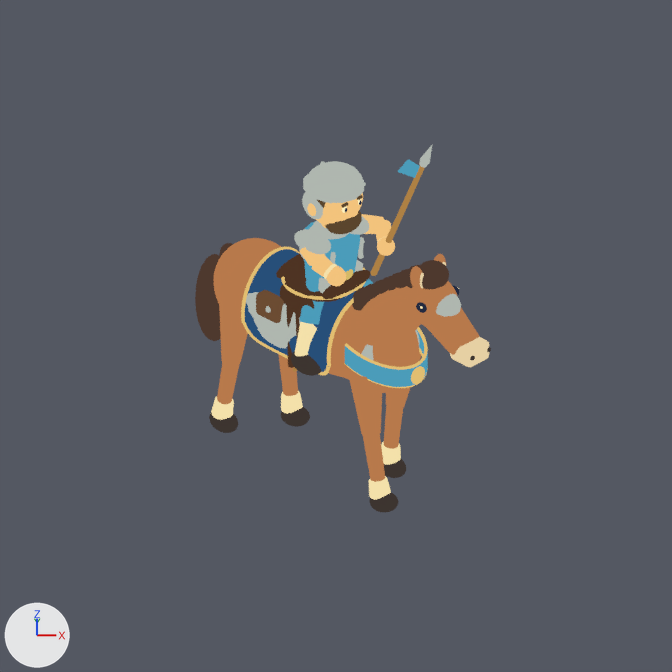
Before and after pictures for a commit that changed the Blender file art/ages/units/models/heavy_cavalry.blend.
One viewpoint serves both versions: the file's camera 'Camera'. Every picture has the same lights, and +X, +Y and +Z are marked at lower left. The picture after the commit comes second. Both versions are drawn at frame 30 of the action 'Fore leftAction.001'; the numbers are the values there.

In view in the first picture: 'Armored saddle flank', 'Blue sleeveless tunic', 'Elongated face', 'Horse barrel', 'Horse poll', 'Open-face helmet', 'Rider forearm', 'Rider spear hand', 'Rounded draped saddle blanket', 'Sloping horse neck', 'Tail fall', 'Upper horse leg', 'Upper horse leg.002', 'Wrapped blue breast collar' and 67 more.
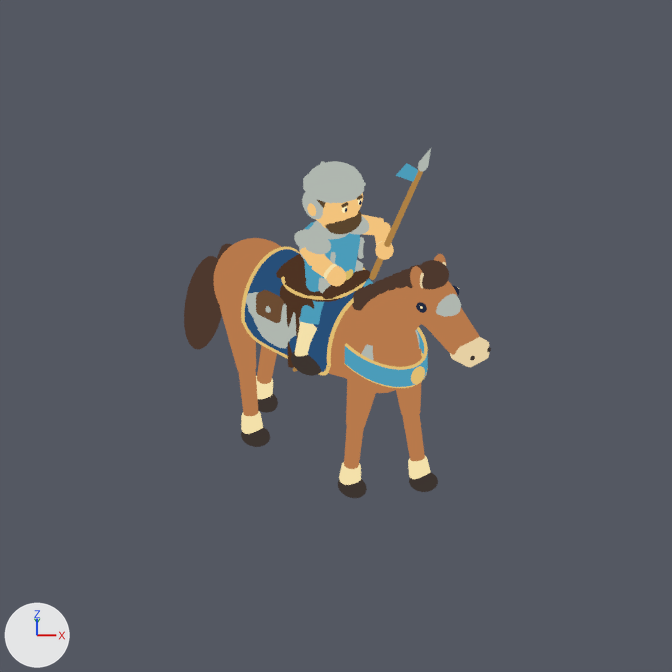
Not drawn themselves, but carrying or shaping drawn objects: ob_tail_sway, ob_fore_left, ob_fore_right, ob_hind_left, ob_hind_right, ob_rider_wooden_spear.

What changed in the scene script:
```text
Change ob_tail_sway:
    ob_tail_sway.rotation_euler: (0.1, -0.1, 0.0) -> (0.1, 0.1, 0.0)  # degrees (5.7, -5.7, 0) -> degrees (5.7, 5.7, 0)
Change ob_fore_left:
    ob_fore_left.rotation_euler: (-0.116, 0.0, 0.0) -> (0.195, 0.0, 0.0)  # degrees (-6.6, 0, 0) -> degrees (11, 0, 0)
Change ob_fore_right:
    ob_fore_right.rotation_euler: (0.195, 0.0, 0.0) -> (-0.116, 0.0, 0.0)  # degrees (11, 0, 0) -> degrees (-6.6, 0, 0)
Change ob_hind_left:
    ob_hind_left.rotation_euler: (0.116, 0.0, 0.0) -> (-0.195, 0.0, 0.0)  # degrees (6.6, 0, 0) -> degrees (-11, 0, 0)
Change ob_hind_right:
    ob_hind_right.rotation_euler: (-0.195, 0.0, 0.0) -> (0.116, 0.0, 0.0)  # degrees (-11, 0, 0) -> degrees (6.6, 0, 0)
Change ob_rider_wooden_spear:
    ob_rider_wooden_spear.location: (0.425, -0.463, 1.089) -> (0.425, -0.443, 1.025)
Change ob_rider_forearm:
    ob_rider_forearm.location: (0.526, -0.33, 1.121) -> (0.526, -0.316, 1.075)
Change ob_rider_spear_hand:
    ob_rider_spear_hand.location: (0.425, -0.463, 1.089) -> (0.425, -0.443, 1.025)
```

Boxes [x1, y1, x2, y2] around the edits, measured in the pictures (672 x 672 px):
'Tail fall', turned
    before: [195, 254, 221, 341]
    after: [184, 256, 222, 349]
'Upper horse leg', turned
    before: [348, 369, 382, 438]
    after: [346, 368, 377, 431]
'Upper horse leg.002', turned
    before: [219, 301, 248, 367]
    after: [220, 305, 256, 373]
'Lower horse leg', turned
    before: [363, 435, 385, 482]
    after: [344, 427, 364, 469]
'Lower horse leg.001', turned
    before: [384, 406, 403, 449]
    after: [403, 415, 425, 461]
'Lower horse leg.002', turned
    before: [217, 363, 239, 404]
    after: [239, 370, 258, 416]
'Lower horse leg.003', turned
    before: [278, 354, 298, 396]
    after: [257, 345, 277, 384]
'Upper horse leg.001', turned
    before: [386, 352, 421, 411]
    after: [396, 349, 422, 418]
'Hoof.002', turned
    before: [209, 413, 238, 433]
    after: [241, 427, 270, 447]
'Hoof', turned
    before: [370, 493, 398, 512]
    after: [338, 479, 367, 498]
'Cream fetlock', turned
    before: [369, 476, 391, 500]
    after: [339, 462, 361, 485]
'Cream fetlock.002', turned
    before: [211, 397, 234, 420]
    after: [241, 411, 263, 434]
'Long wood shaft', moved
    before: [371, 166, 424, 276]
    after: [369, 169, 423, 280]
'Hoof.001', turned
    before: [384, 459, 406, 478]
    after: [409, 472, 438, 492]
'Cream fetlock.001', turned
    before: [381, 441, 401, 465]
    after: [408, 456, 431, 479]
'Hoof.003', turned
    before: [281, 407, 310, 427]
    after: [258, 394, 278, 413]
'Cream fetlock.003', turned
    before: [281, 391, 303, 414]
    after: [256, 376, 273, 399]
'Rider spear hand', moved
    before: [377, 237, 395, 256]
    after: [375, 241, 394, 260]
'Blue spear ribbon', moved
    before: [398, 159, 420, 178]
    after: [396, 163, 418, 182]
'Rider forearm', moved
    before: [375, 220, 391, 242]
    after: [374, 222, 391, 245]
'Wood spear point', moved
    before: [420, 145, 432, 165]
    after: [418, 148, 431, 169]
'Tail root', turned
    before: [218, 243, 233, 260]
    after: [212, 244, 232, 282]
'Metal spear socket', moved
    before: [419, 162, 427, 168]
    after: [418, 165, 426, 172]
'Knee.002', turned
    before: [226, 365, 239, 368]
    after: [242, 370, 255, 374]
